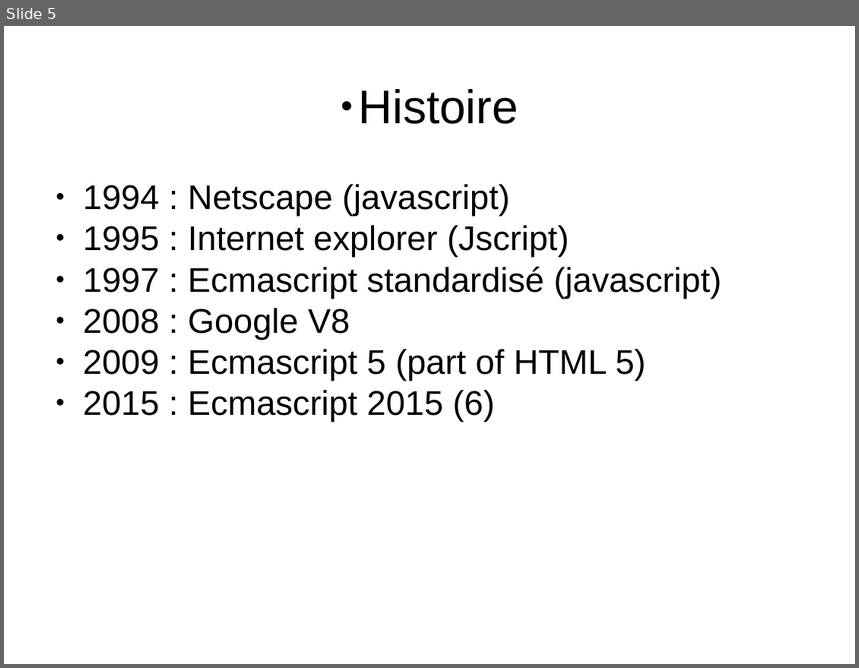
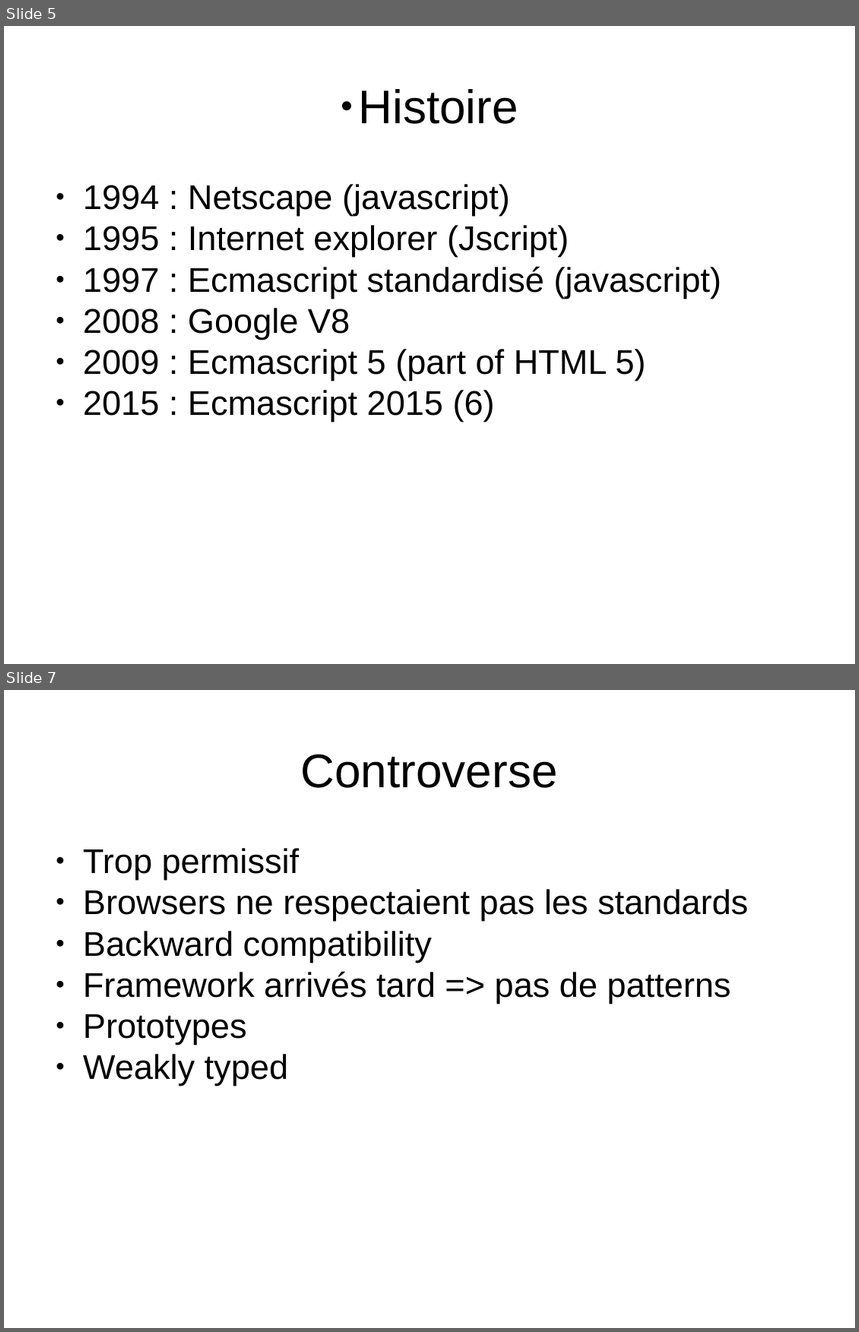
Before and after one commit to acouette/FormationJS, a slide deck: pres.pptx. Shown one above the other, each under a label of ours: slide 5 before the commit, slides 5 and 7 after it; the slides between them are not shown. The pictures are 859x668 and 859x1332 pixels, drawn with LibreOffice and Linux fonts; fonts in the diff are those of the drawing. Boxes give left, top, right and bottom in pixels: in the first picture for what was removed or moved away, otherwise in the second. Text is boxed around its words. In the diff, an @@ line names an element or a change of style, - is before the commit and + after.

```diff
--- a/pres.pptx
+++ b/pres.pptx
@@ slide 7 added at <box>4,690,855,1328</box>, background #FFFFFF @@
@@ text added at <box>301,754,558,788</box>, 44 pt, text #000000 @@
+Controverse
@@ text added at <box>83,848,748,1086</box>, 32 pt, text #000000 @@
+● Trop permissif
+● Browsers ne respectaient pas les standards
+● Backward compatibility
+● Framework arrivés tard => pas de patterns
+● Prototypes
+● Weakly typed
```
Also in this commit, not shown: 5 slides changed, 1 other slide added, 2 slides removed, 2 other files.
